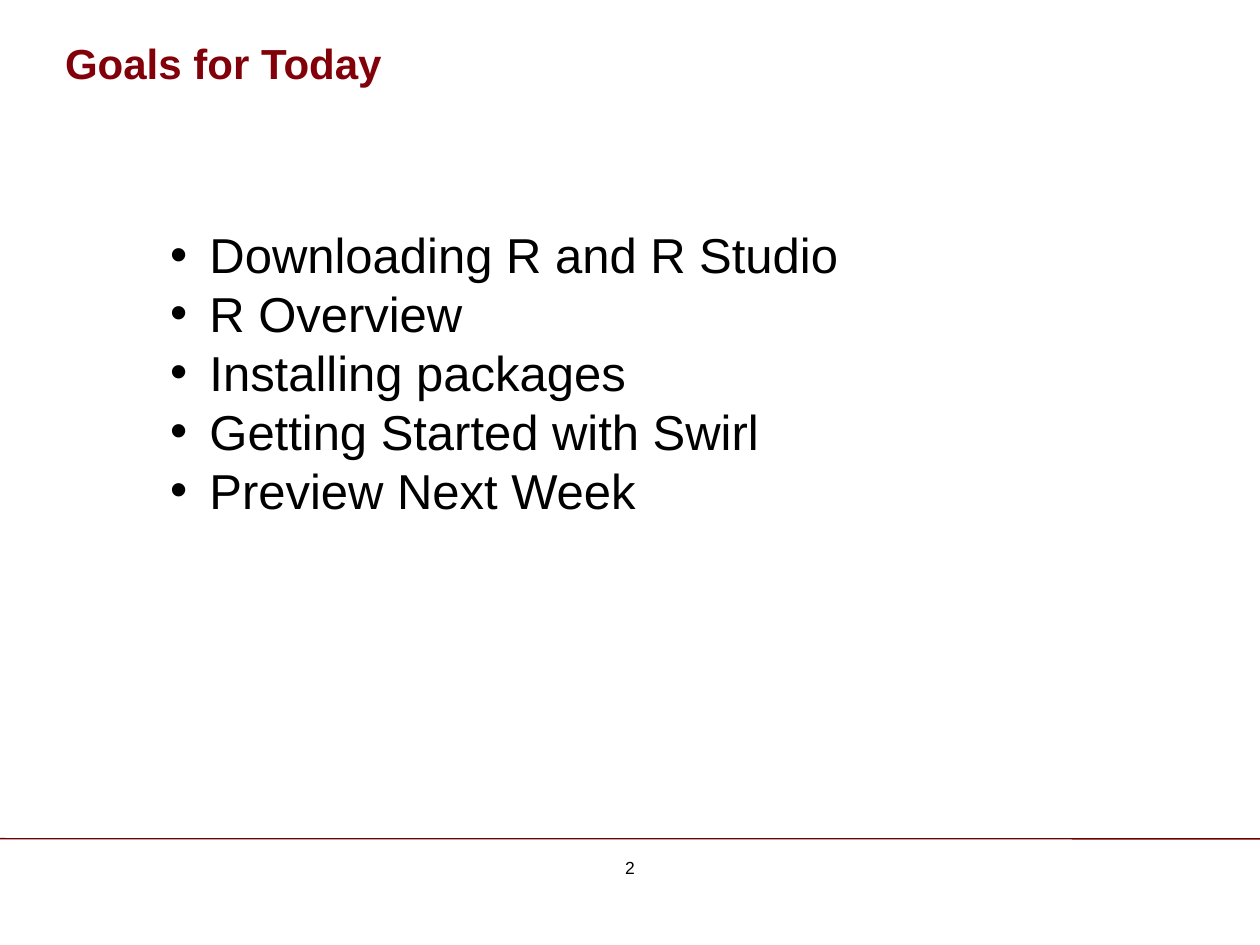
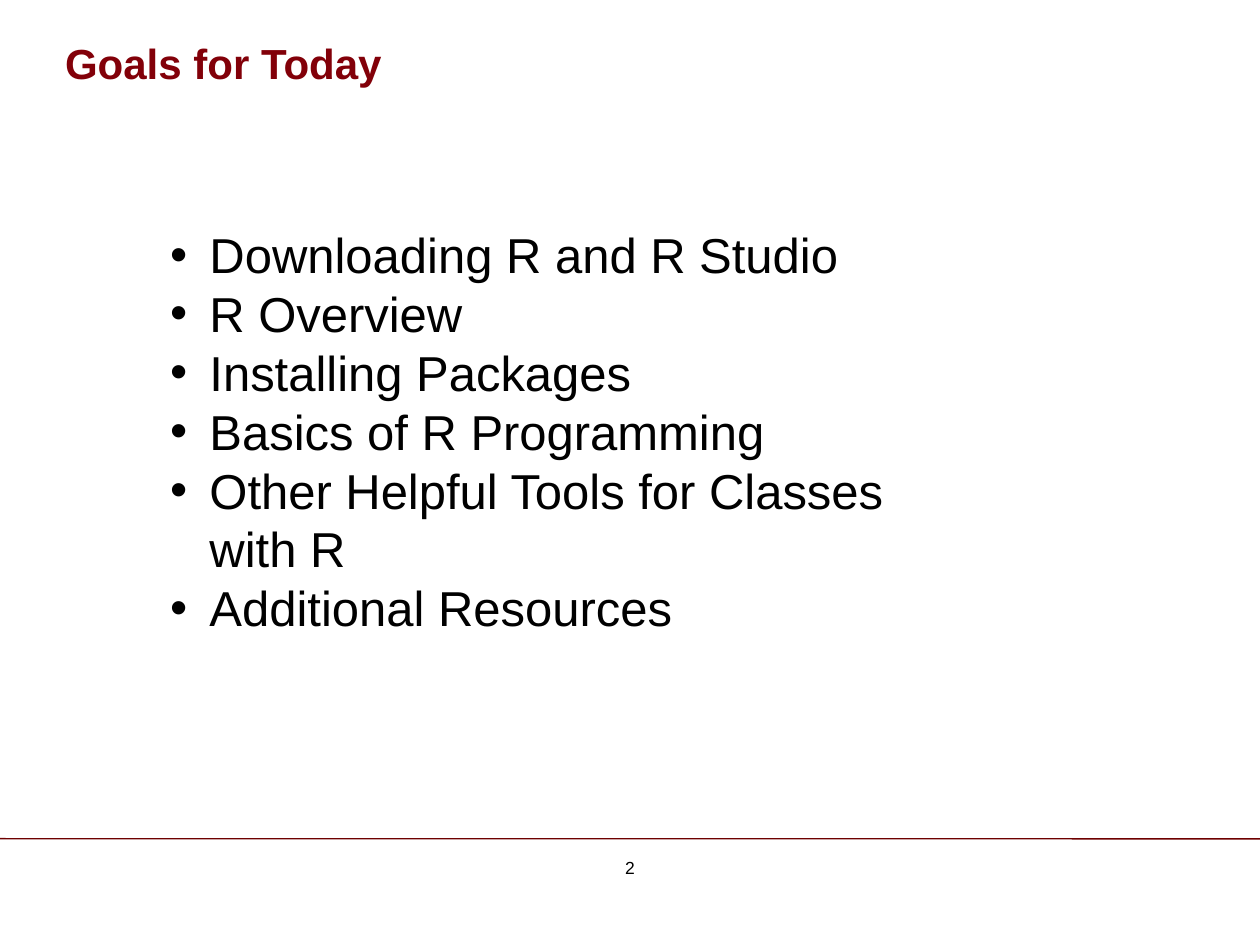
Before and after one commit to ChicagoBoothAnalytics/site, a slide deck: slide 2 of zzz MEDIA/R Basics.pptx. Drawn at 1260x945 pixels with LibreOffice and Linux fonts; fonts in the diff are those of the drawing; background and template pictures are left out. Boxes give left, top, right and bottom in pixels: in the first picture for what was removed or moved away, otherwise in the second. Text is boxed around its words. In the diff, an @@ line names an element or a change of style, - is before the commit and + after.

```diff
--- a/zzz MEDIA/R Basics.pptx
+++ b/zzz MEDIA/R Basics.pptx
@@ text at <box>209,355,883,627</box>: text changed @@
-• Installing packages
-• Getting Started with Swirl
-• Preview Next Week
+• Installing Packages
+• Basics of R Programming
+• Other Helpful Tools for Classes with R
+• Additional Resources
```
Also in this commit, not shown: 4 other slides changed, 9 slides added, 1 slide removed.
